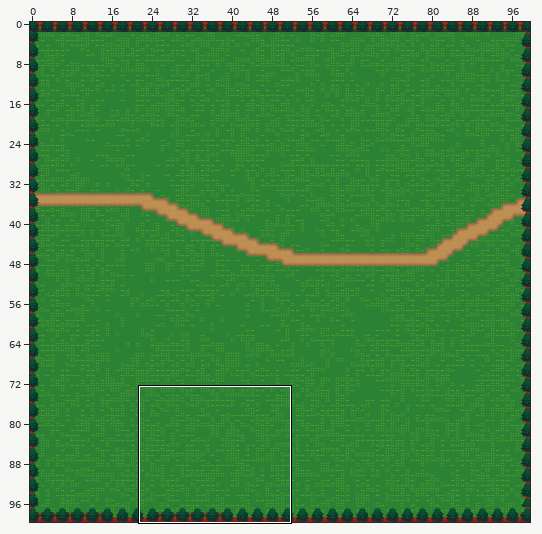
A Tiled map gets an edit: ProjectY4/Assets/Resources/Sprites/Map1.tmx. Above: a wide view before the commit, with the close-up outlined.
Close-up. First the earlier version:
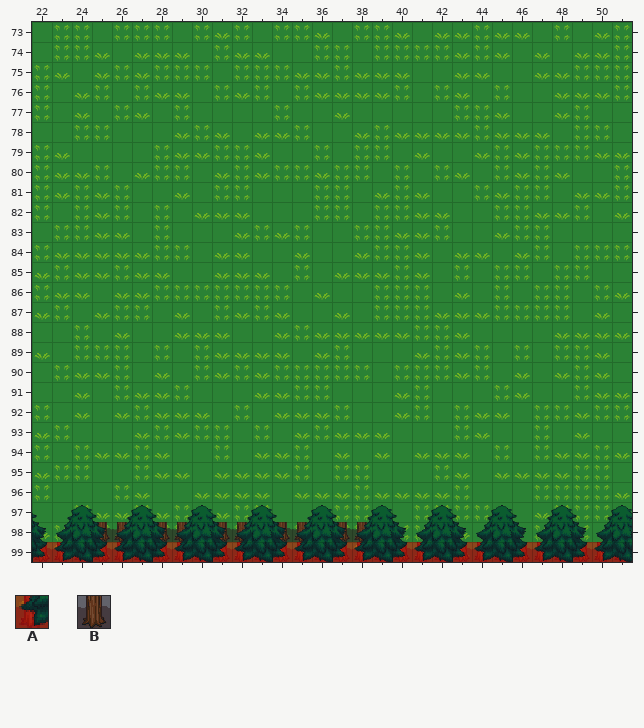
Cells are 32x32 px. Shown: x 22..51, y 73..99. The commit also changed other parts of the map, which this record leaves out.
Key: from "red": A 0; from "terrain_atlas": B 634.
_ is an empty cell, # one hidden under a higher layer.
Layers that did not change in this view are not listed.
Layer "TreeBase" before, first column x 22:
 74 ______________________________
 75 ______________________________
 76 ______________________________
 77 ______________________________
 78 ______________________________
 79 ______________________________
 80 ______________________________
 81 ______________________________
 82 ______________________________
 83 ______________________________
 84 ______________________________
 85 ______________________________
 86 ______________________________
 87 ______________________________
 88 ______________________________
 89 ______________________________
 90 ______________________________
 91 ______________________________
 92 ______________________________
 93 ______________________________
 94 ______________________________
 95 ______________________________
 96 ______________________________
 97 ______________________________
 98 __#BB#BB#BB#BB#BB#____________
 99 BBBBBBBBBBBBBBBBBBBBBBBBBBBBBB
The same view after the edit:
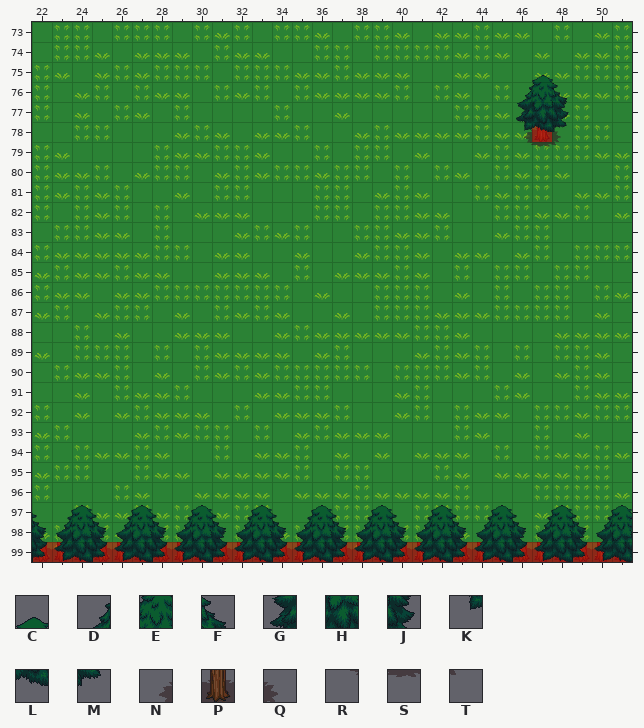
Further tiles: from "terrain_atlas": C 508, D 539, E 540, F 541, G 571, H 572, J 573, K 603, L 604, M 605, N 636, P 637, Q 638, R 668, S 669, T 670.
See-through tiles are keyed as they look on the map.
The edit:
Changed rows in their new state; . is an unchanged cell.
Layer "TreeBase":
first column x 46:
 78 NPQ
 79 RST
first column x 25:
 98 __.__.__.__.__
Layer "Collisions":
first column x 47:
 78 A
Layer "TreeTop":
first column x 46:
 75 .C.
 76 DEF
 77 GHJ
 78 KLM
